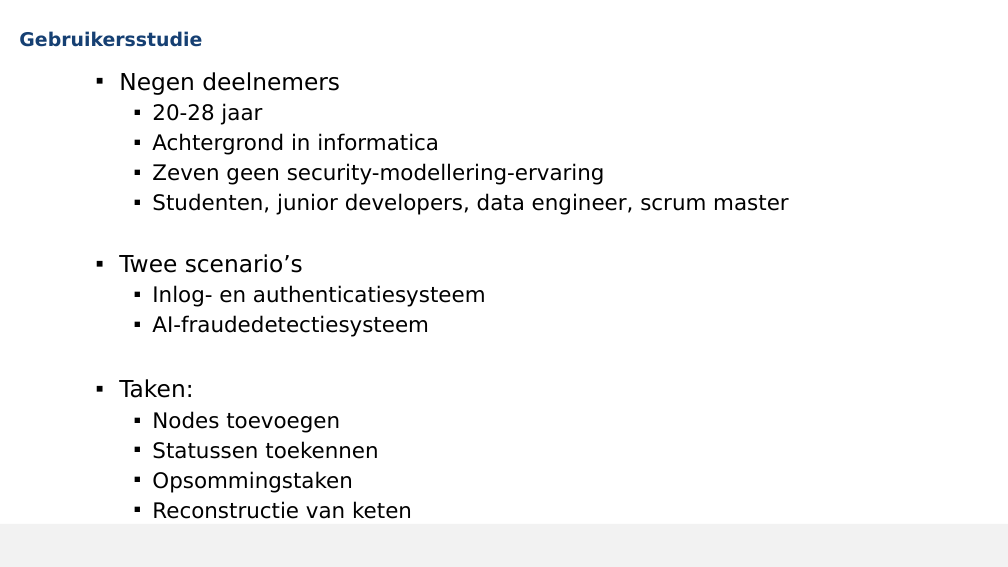
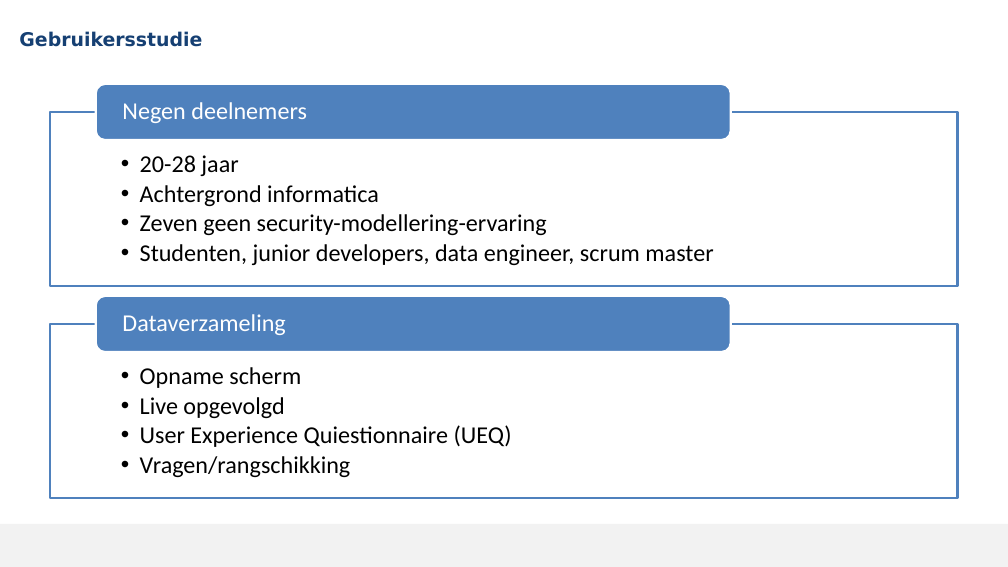
Before and after one commit to MikaG-1952764/masterproef, a slide deck: slide 18 of MP2526_Verdediging.pptx (slide 28 before the commit). Drawn at 1008x567 pixels with LibreOffice and Linux fonts; fonts in the diff are those of the drawing; background and template pictures are left out. Boxes give left, top, right and bottom in pixels: in the first picture for what was removed or moved away, otherwise in the second. Text is boxed around its words. In the diff, an @@ line names an element or a change of style, - is before the commit and + after.

```diff
--- a/MP2526_Verdediging.pptx
+++ b/MP2526_Verdediging.pptx
@@ text removed at (x1=119, y1=72, x2=789, y2=519) @@
-  ▪ Negen deelnemers
-    ▪ 20-28 jaar
-    ▪ Achtergrond in informatica
-    ▪ Zeven geen security-modellering-ervaring
-    ▪ Studenten, junior developers, data engineer, scrum master
-  ▪ Twee scenario’s
-    ▪ Inlog- en authenticatiesysteem
-    ▪ AI‑fraudedetectiesysteem
-  ▪ Taken:
-    ▪ Nodes toevoegen
-    ▪ Statussen toekennen
-    ▪ Opsommingstaken
-    ▪ Reconstructie van keten
@@ group added at (x1=51, y1=84, x2=958, y2=498): 4 texts, 2 rectangles, 2 rounded rectangles @@
+  • 20-28 jaar
+  • Achtergrond informatica
+  • Zeven geen security-modellering-ervaring
+  • Studenten, junior developers, data engineer, scrum master
+Negen deelnemers
+  • Opname scherm
+  • Live opgevolgd
+  • User Experience Quiestionnaire (UEQ)
+  • Vragen/rangschikking
+Dataverzameling
```
Also in this commit, not shown: 12 other slides changed, 6 slides added, 16 slides removed, 1 other file.
